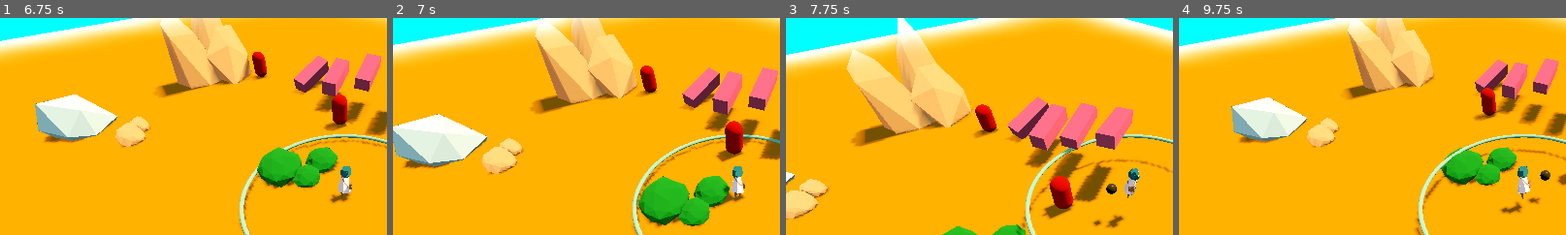
Above: before the commit, frames 1-4 (left to right).
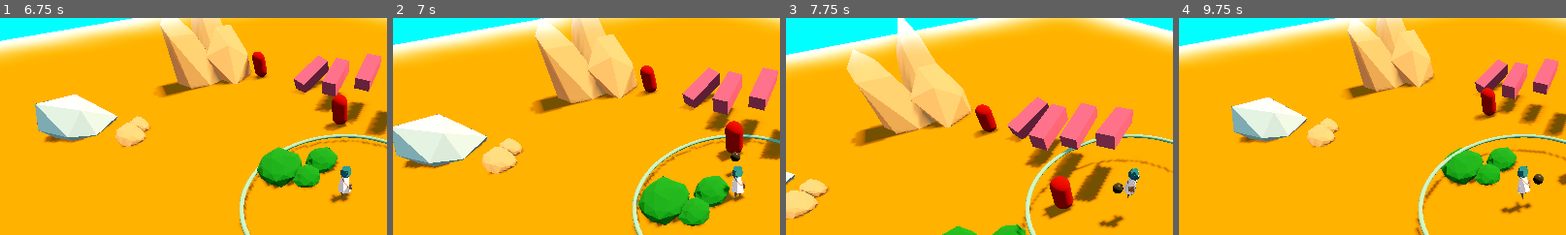
Above: after the commit, the same moments.

Repository: DeepRestGames/EcoDungeon
Game: Godot game, scene res://scenes/PrototypeScene_Weapons_01.tscn
Same seed, same stepped clock (60 frames per second), same inputs: the game is played once before the commit and once after it. A sky picture missing from this copy of the repository is replaced by a grey-blue gradient.
Inputs (mouse positions are % of the whole screen's width and height, from its top left):
- Up to frame 1 (6.75 s): tap Enter at 0.5 s; move the mouse to (72, 45) at 0.52 s; hold D (move_right) 0.53-1.28 s; tap Space (spacebar) at 0.6, 2.85, 5.1 s; move the mouse to (30, 55) at 1.27 s; hold S (move_down) 1.28-2.03 s; tap Mouse wheel up (zoom_in) at 1.35, 5.85 s; move the mouse to (60, 28) at 2.02 s; hold D (move_right) 2.03-2.78 s; hold Mouse wheel down (zoom_out) 2.03-2.78 s; move the mouse to (45, 70) at 2.77 s; hold W (move_up) 2.78-3.53 s; move the mouse to (80, 65) at 3.52 s; hold Mouse wheel up (zoom_in) 3.53-4.28 s; hold A (move_left) 3.53-5.03 s; move the mouse to (20, 35) at 4.27 s; tap Mouse wheel down (zoom_out) at 4.35 s; move the mouse to (55, 50) at 5.02 s; hold S (move_down) 5.03-5.78 s; move the mouse to (35, 25) at 5.77 s; hold D (move_right) 5.78-6.53 s; move the mouse to (72, 45) at 6.52 s; hold W (move_up) from 6.53 s (still down); hold Mouse wheel down (zoom_out) from 6.53 s (still down)
- Up to frame 2 (7 s): keep holding W (move_up); keep holding Mouse wheel down (zoom_out)
- Up to frame 3 (7.75 s): move the mouse to (30, 55) at 7.27 s; release W (move_up) at 7.28 s; release Mouse wheel down (zoom_out) at 7.28 s; hold D (move_right) from 7.28 s (still down); tap Space (spacebar) at 7.35 s
- Up to frame 4 (9.75 s): move the mouse to (60, 28) at 8.02 s; release D (move_right) at 8.03 s; hold S (move_down) 8.03-8.78 s; hold Mouse wheel up (zoom_in) 8.03-8.78 s; move the mouse to (45, 70) at 8.77 s; hold A (move_left) 8.78-9.53 s; tap Mouse wheel down (zoom_out) at 8.85 s; move the mouse to (80, 65) at 9.52 s; hold W (move_up) from 9.53 s (still down); tap Space (spacebar) at 9.6 s
The pictures show only the part of the screen within x 6-55%, y 9-59%; the shares and areas given below are measured in that part.

Frame 1 is identical in both runs. In frame 2, 0.1% of the frame differs, in the area x 85-90%, y 61-74%; in frame 3, 0.3%; in frame 4, 0.3%, in the area x 88-96%, y 70-88%.

Commit message:
Weapon powerup system base
Added logic to add powerups and automatically update weapon stats based on the powerups definition

Diff:
--- a/scenes/weapons/BaseWeapon.tscn
+++ b/scenes/weapons/BaseWeapon.tscn
@@ -1,8 +1,9 @@
-[gd_scene load_steps=7 format=3 uid="uid://dkgsosm4qwsbf"]
+[gd_scene load_steps=8 format=3 uid="uid://dkgsosm4qwsbf"]
 
 [ext_resource type="Script" path="res://scripts/weapons/BaseWeapon.gd" id="1_ilb8w"]
 [ext_resource type="Script" path="res://scripts/weapons/WeaponRangeArea.gd" id="2_7qw5b"]
 [ext_resource type="Script" path="res://scripts/weapons/WeaponRangeCollider.gd" id="2_xlqba"]
+[ext_resource type="PackedScene" uid="uid://dcf2kgmbao60" path="res://scenes/weapons/powerups/WeaponPowerupSystem.tscn" id="4_kkbd4"]
 
 [sub_resource type="CylinderShape3D" id="CylinderShape3D_b1t5e"]
 height = 1.0
@@ -21,7 +22,6 @@
 
 [node name="BaseWeapon" type="Node3D"]
 script = ExtResource("1_ilb8w")
-bullet_velocity = 30.0
 weapon_range = 5.0
 
 [node name="WeaponRangeArea" type="Area3D" parent="."]
@@ -43,4 +43,6 @@
 one_shot = true
 autostart = true
 
+[node name="WeaponPowerupSystem" parent="." instance=ExtResource("4_kkbd4")]
+
 [connection signal="found_enemies" from="WeaponRangeArea" to="." method="_on_weapon_range_area_found_enemies"]
--- /dev/null
+++ b/scenes/weapons/powerups/WeaponPowerup.tscn
@@ -0,0 +1,6 @@
+[gd_scene load_steps=2 format=3 uid="uid://cyddvynrkgu86"]
+
+[ext_resource type="Script" path="res://scripts/weapons/powerups/WeaponPowerup.gd" id="1_38aii"]
+
+[node name="WeaponPowerup" type="Node3D"]
+script = ExtResource("1_38aii")
--- /dev/null
+++ b/scenes/weapons/powerups/WeaponPowerupSystem.tscn
@@ -0,0 +1,6 @@
+[gd_scene load_steps=2 format=3 uid="uid://dcf2kgmbao60"]
+
+[ext_resource type="Script" path="res://scripts/weapons/powerups/WeaponPowerupSystem.gd" id="1_nerhq"]
+
+[node name="WeaponPowerupSystem" type="Node3D"]
+script = ExtResource("1_nerhq")
--- a/scripts/weapons/BaseWeapon.gd
+++ b/scripts/weapons/BaseWeapon.gd
@@ -1,3 +1,4 @@
+class_name BaseWeapon
 extends Node3D
 
 const MAX_LIFETIME: float = 10.0
@@ -7,39 +8,42 @@
 @export var player: Player
 
 # --- Shooting variables ---
-@onready var fire_cooldown = $FireCooldown
+@onready var fire_cooldown_timer = $FireCooldown
 @onready var bullet_instance = preload("res://scenes/weapons/Projectile.tscn")
 # NOTE: get/set allow to modify ways in which we act on vars
 # This set makes it so values are clamped when changed
 
+@export var base_damage: float = 1.0
+var current_damage: float
 @export var projectile_lifetime: float = 2.0:
 	set(value):
 		projectile_lifetime = clamp(value, 0.001, MAX_LIFETIME)
-@export var bullet_velocity: float = 20.0:
+@export var projectile_velocity: float = 20.0:
 	set(value):
-		bullet_velocity = clamp(value, 1, MAX_VELOCITY)
+		projectile_velocity = clamp(value, 1, MAX_VELOCITY)
 @export var weapon_range: float = 20.0:
 	set(value):
 		weapon_range = clamp(value, 1, MAX_RANGE)
-@export var base_damage: float = 1.0
-var current_damage: float
+@export var fire_cooldown: float = 0.4:
+	set(value):
+		fire_cooldown_timer.wait_time = value
+
 
 func _ready():
 	current_damage = base_damage
 
+
 func apply_scaling():
 	pass # TODO: to scale damage of projectiles
 
-# ARRAY OF MODIFIERS
-# LOOP AND ADD TO PROJECTILE
 
 func _on_weapon_range_area_found_enemies(enemy):
-	if fire_cooldown.is_stopped():
+	if fire_cooldown_timer.is_stopped():
 		var shoot_origin = player.bullet_origin.global_transform.origin
 		# Spawn and shoot bullet
 		var bullet = bullet_instance.instantiate()
-		bullet.initialize(bullet_velocity, current_damage, projectile_lifetime, enemy)
+		bullet.initialize(projectile_velocity, current_damage, projectile_lifetime, enemy)
 		get_parent().add_child(bullet, true)
 		bullet.global_transform.origin = shoot_origin
 		bullet.look_at(enemy.global_position, Vector3.UP)
-		fire_cooldown.start()
+		fire_cooldown_timer.start()
--- /dev/null
+++ b/scripts/weapons/powerups/WeaponPowerup.gd
@@ -0,0 +1,23 @@
+class_name WeaponPowerup
+extends Node3D
+
+
+@export_group("Fire Cooldown", "fire_cooldown_")
+@export var fire_cooldown_modifier_value: float
+@export var fire_cooldown_modifier_type: WeaponPowerupSystem.PowerupModifierType
+
+@export_group("Projectile Lifetime", "projectile_lifetime_")
+@export var projectile_lifetime_modifier_value: float
+@export var projectile_lifetime_modifier_type: WeaponPowerupSystem.PowerupModifierType
+
+@export_group("Projectile Velocity", "projectile_velocity_")
+@export var projectile_velocity_modifier_value: float
+@export var projectile_velocity_modifier_type: WeaponPowerupSystem.PowerupModifierType
+
+@export_group("Range", "range_")
+@export var range_modifier_value: float
+@export var range_modifier_type: WeaponPowerupSystem.PowerupModifierType
+
+@export_group("Damage", "damage_")
+@export var damage_modifier_value: float
+@export var damage_modifier_type: WeaponPowerupSystem.PowerupModifierType
--- /dev/null
+++ b/scripts/weapons/powerups/WeaponPowerupSystem.gd
@@ -0,0 +1,99 @@
+class_name WeaponPowerupSystem
+extends Node
+
+
+enum PowerupModifierType {
+	ADD,
+	SUBTRACT,
+	MULTIPLY,
+	DIVIDE
+}
+
+
+@onready var base_weapon: BaseWeapon = $".."
+var weapon_powerups: Array [WeaponPowerup] = []
+
+
+func _ready():
+	weapon_powerups.clear()
+
+	# TODO subscribe to new modifier signal, to be defined inside the UI script to choose a powerup
+
+
+func add_powerup(powerup: WeaponPowerup):
+	print("-----------------------------------------------------------")
+	print("Adding new powerup! Current stats:\n")
+	print("Fire cooldown: " + str(base_weapon.fire_cooldown))
+	print("Projectile lifetime: " + str(base_weapon.projectile_lifetime))
+	print("Projectile velocity: " + str(base_weapon.projectile_velocity))
+	print("Range: " + str(base_weapon.weapon_range))
+	print("Damage: " + str(base_weapon.current_damage))
+
+	weapon_powerups.append(powerup)
+
+	_apply_powerup_modifiers(powerup)
+
+	print("Added new powerup! New stats:\n")
+	print("Fire cooldown: " + str(base_weapon.fire_cooldown))
+	print("Projectile lifetime: " + str(base_weapon.projectile_lifetime))
+	print("Projectile velocity: " + str(base_weapon.projectile_velocity))
+	print("Range: " + str(base_weapon.weapon_range))
+	print("Damage: " + str(base_weapon.current_damage))
+	print("-----------------------------------------------------------")
+
+
+func _apply_powerup_modifiers(powerup: WeaponPowerup):
+	# Fire cooldown
+	match powerup.fire_cooldown_modifier_type:
+		PowerupModifierType.ADD:
+			base_weapon.fire_cooldown += powerup.fire_cooldown_modifier_value
+		PowerupModifierType.SUBTRACT:
+			base_weapon.fire_cooldown -= powerup.fire_cooldown_modifier_value
+		PowerupModifierType.MULTIPLY:
+			base_weapon.fire_cooldown *= powerup.fire_cooldown_modifier_value
+		PowerupModifierType.DIVIDE:
+			base_weapon.fire_cooldown /= powerup.fire_cooldown_modifier_value
+
+	# Projectile lifetime
+	match powerup.projectile_lifetime_modifier_type:
+		PowerupModifierType.ADD:
+			base_weapon.projectile_lifetime += powerup.projectile_lifetime_modifier_value
+		PowerupModifierType.SUBTRACT:
+			base_weapon.projectile_lifetime -= powerup.projectile_lifetime_modifier_value
+		PowerupModifierType.MULTIPLY:
+			base_weapon.projectile_lifetime *= powerup.projectile_lifetime_modifier_value
+		PowerupModifierType.DIVIDE:
+			base_weapon.projectile_lifetime /= powerup.projectile_lifetime_modifier_value
+
+	# Projectile velocity
+	match powerup.projectile_velocity_modifier_type:
+		PowerupModifierType.ADD:
+			base_weapon.projectile_velocity += powerup.projectile_velocity_modifier_value
+		PowerupModifierType.SUBTRACT:
+			base_weapon.projectile_velocity -= powerup.projectile_velocity_modifier_value
+		PowerupModifierType.MULTIPLY:
+			base_weapon.projectile_velocity *= powerup.projectile_velocity_modifier_value
+		PowerupModifierType.DIVIDE:
+			base_weapon.projectile_velocity /= powerup.projectile_velocity_modifier_value
+
+	# Range
+	match powerup.range_modifier_type:
+		PowerupModifierType.ADD:
+			base_weapon.weapon_range += powerup.range_modifier_value
+		PowerupModifierType.SUBTRACT:
+			base_weapon.weapon_range -= powerup.range_modifier_value
+		PowerupModifierType.MULTIPLY:
+			base_weapon.weapon_range *= powerup.range_modifier_value
+		PowerupModifierType.DIVIDE:
+			base_weapon.weapon_range /= powerup.range_modifier_value
+
+	# Damage
+	match powerup.damage_modifier_type:
+		PowerupModifierType.ADD:
+			base_weapon.current_damage += powerup.damage_modifier_value
+		PowerupModifierType.SUBTRACT:
+			base_weapon.current_damage -= powerup.damage_modifier_value
+		PowerupModifierType.MULTIPLY:
+			base_weapon.current_damage *= powerup.damage_modifier_value
+		PowerupModifierType.DIVIDE:
+			base_weapon.current_damage /= powerup.damage_modifier_value
